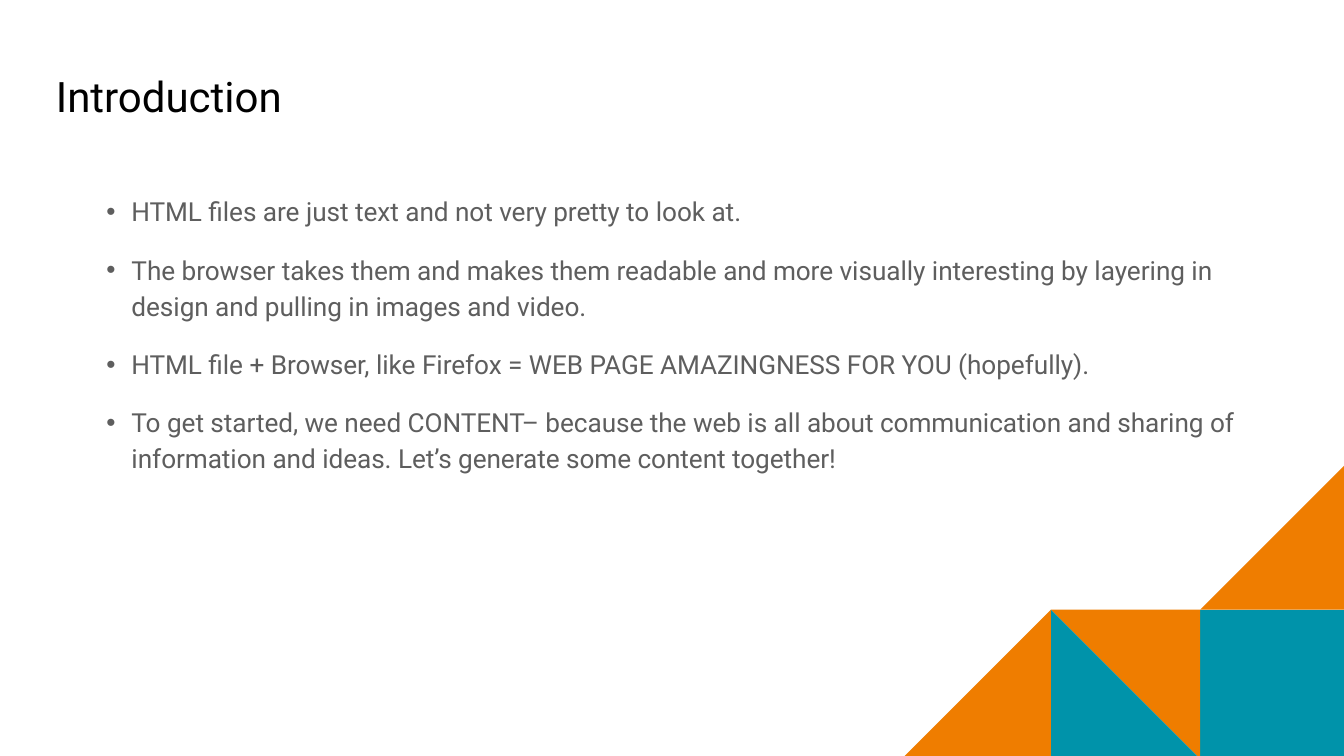
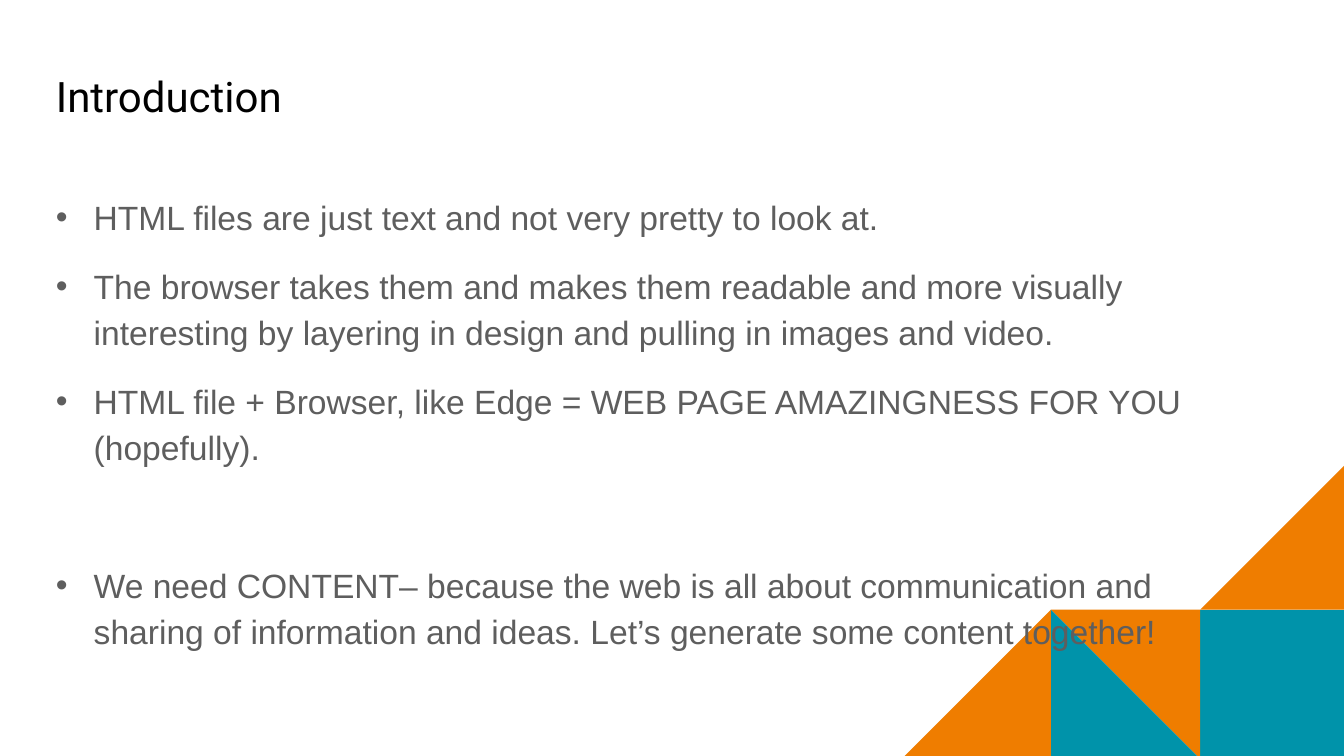
Before and after one commit to mr-eggleton/web-lit-core, a slide deck: slide 4 of final ppt/08-building-basic-pages.pptx. Drawn at 1344x756 pixels with LibreOffice and Linux fonts; fonts in the diff are those of the drawing; background and template pictures are left out. Boxes give left, top, right and bottom in pixels: in the first picture for what was removed or moved away, otherwise in the second. Text is boxed around its words. In the diff, an @@ line names an element or a change of style, - is before the commit and + after.

```diff
--- a/final ppt/08-building-basic-pages.pptx
+++ b/final ppt/08-building-basic-pages.pptx
@@ text at (94,205,1122,352): size 18.7 to 24 pt, font Roboto to Arial in "HTML files are just text and not ...", "The browser takes them and makes them ..."; list level 2 to 1 in "HTML files are just text ..."; list level 2 to 1 in "The browser takes them and ..." @@
@@ text at (94,389,1181,651): text changed; size 18.7 to 24 pt; font Roboto to Arial @@
-  • HTML file + Browser, like Firefox = WEB PAGE AMAZINGNESS FOR YOU (hopefully).
-  • To get started, we need CONTENT– because the web is all about communication and sharing of information and ideas. Let’s generate some content together!
+• HTML file + Browser, like Edge = WEB PAGE AMAZINGNESS FOR YOU (hopefully).
+• We need CONTENT– because the web is all about communication and sharing of information and ideas. Let’s generate some content together!
```
Also in this commit, not shown: 4 other slides changed, 6 slides added, 12 other files.
